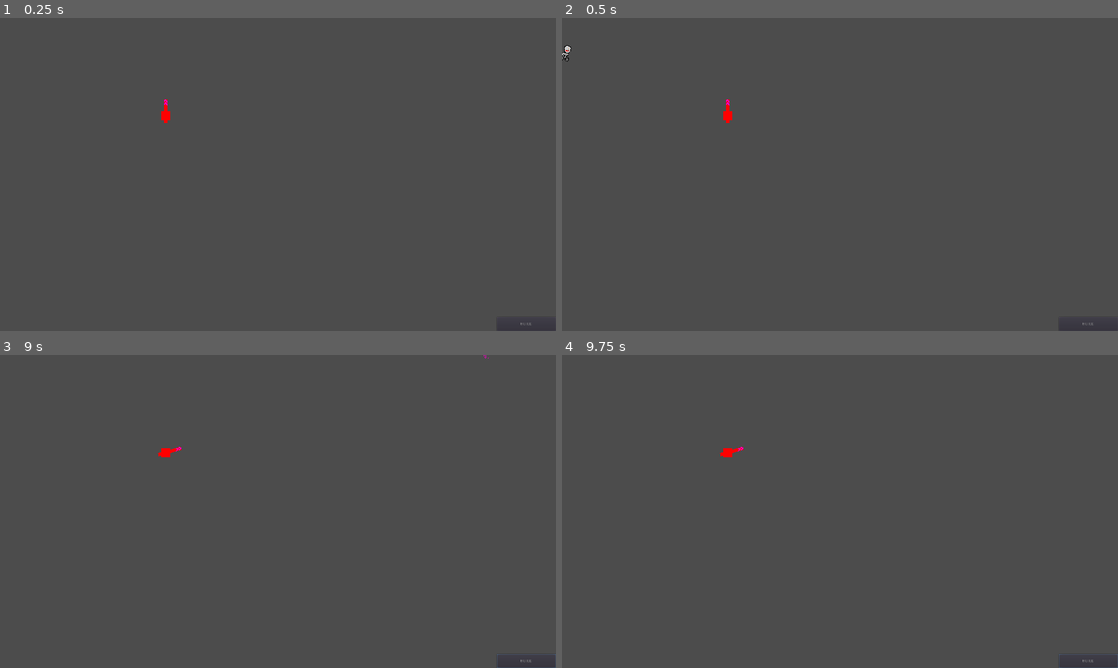
Above: before the commit, frames 1-4 (two rows, left to right).
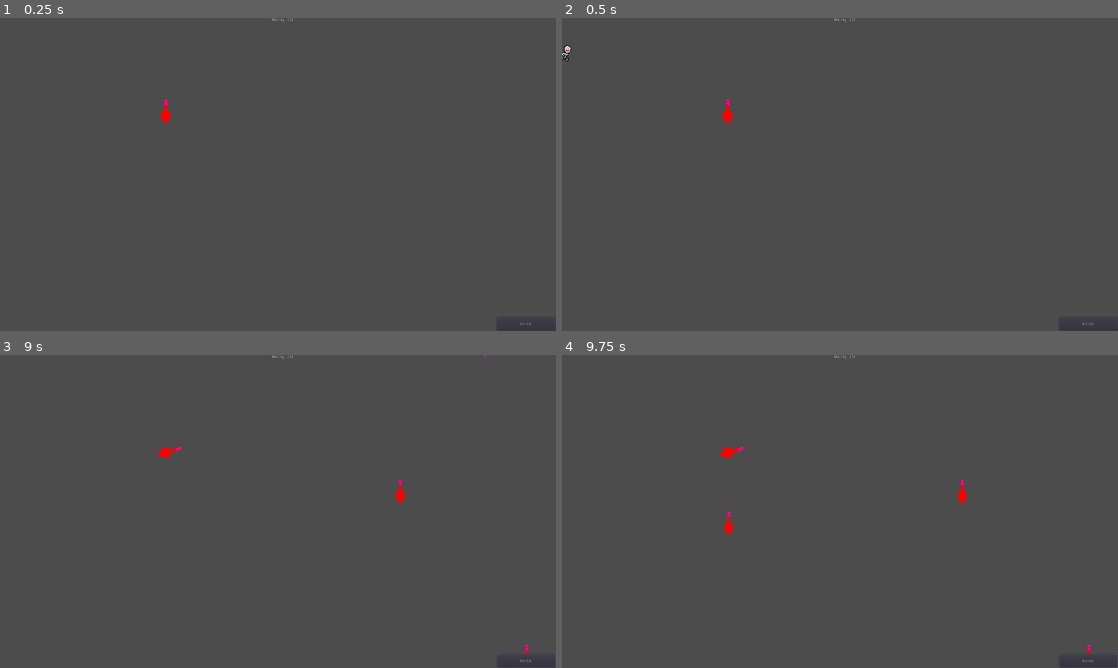
Above: after the commit, the same moments.

Repository: UnderVanCo-Op/Converyor-Defense
Game: Godot game, scene res://Levels/ATest/Test.tscn
Two runs of this game, one before a commit and one after it. Both use one fixed random seed, a clock stepped at 60 frames per second and the inputs below.
Inputs (mouse positions are in pixels of both pictures, inside the frame that each line leads up to):
- Up to frame 1 (0.25 s): no input
- Up to frame 2 (0.5 s): no input
- Up to frame 3 (9 s): click "BUILD" at 0.5 s; click "BUILD" at 1.25 s; click "BUILD" at 2 s; move the mouse to (400, 495) at 2.77 s; move the mouse to (166, 527) at 3.52 s; move the mouse to (333, 442) at 4.27 s; move the mouse to (250, 574) at 5.02 s; move the mouse to (444, 558) at 5.77 s; move the mouse to (111, 464) at 6.52 s; move the mouse to (305, 511) at 7.27 s; move the mouse to (194, 433) at 8.02 s; tap Enter at 8.75 s; move the mouse to (400, 495) at 8.77 s
- Up to frame 4 (9.75 s): tap Space at 9.5 s; move the mouse to (728, 527) at 9.52 s

The runs differ from the first frame. In frame 1, less than 0.1% of the frame differs, in the area x 49-53%, y 0-2%; in frame 2, less than 0.1%; in frame 3, less than 0.1%; in frame 4, 0.2%, in the area x 29-95%, y 0-96%.

Commit message:
Guns, game manager and GUI updates

Diff:
--- a/Game Files/GameManager.gd
+++ b/Game Files/GameManager.gd
@@ -2,12 +2,23 @@
 #This is GameManager.gd
 
 var cannon = preload("res://Objects/Cannons/Cannon.tscn")
+var building = false
+var instance
+var money = 250
 
 # Called when the node enters the scene tree for the first time.
 func _ready() -> void:
-	pass # Replace with function body.
+	$"../GUI".connect("press_build", self, "_press_build")	# 1 method
+	$"../GUI".call("updateMoney", money)	# 2 method
 
+func _press_build() -> void:
+	#print("WORKDE WDUD")
+	if (not building) and money >= 25:
+		instance = cannon.instance()
+		get_parent().add_child(instance)
+		instance.position = get_global_mouse_position()
 
-# Called every frame. 'delta' is the elapsed time since the previous frame.
-#func _process(delta: float) -> void:
-#	pass
+func tower_built() -> void:
+	building = false
+	money -= 25
+	$"../GUI".call("updateMoney", money)
--- a/Levels/ATest/Test.tscn
+++ b/Levels/ATest/Test.tscn
@@ -12,6 +12,8 @@
 
 [node name="Test" type="Node2D"]
 
+[node name="GameManager" parent="." instance=ExtResource( 4 )]
+
 [node name="Path2D" type="Path2D" parent="."]
 position = Vector2( 0, 37 )
 curve = SubResource( 1 )
@@ -24,5 +26,3 @@
 position = Vector2( 572, 337 )
 
 [node name="GUI" parent="." instance=ExtResource( 2 )]
-
-[node name="GameManager" parent="." instance=ExtResource( 4 )]
--- a/UI/GUI.gd
+++ b/UI/GUI.gd
@@ -1,9 +1,6 @@
 extends CanvasLayer
 
-
-# Declare member variables here. Examples:
-# var a: int = 2
-# var b: String = "text"
+signal press_build
 
 
 # Called when the node enters the scene tree for the first time.
@@ -11,10 +8,9 @@
 	pass # Replace with function body.
 
 
-# Called every frame. 'delta' is the elapsed time since the previous frame.
-#func _process(delta: float) -> void:
-#	pass
+func _on_Button_pressed() -> void:
+	emit_signal("press_build")
 
 
-func _on_Button_pressed() -> void:
-	pass # Replace with function body.
+func updateMoney(money) -> void:
+	$Label.text = "Money: " + str(money)
--- a/UI/GUI.tscn
+++ b/UI/GUI.tscn
@@ -14,4 +14,12 @@
 margin_top = -48.0
 text = "BUILD"
 
+[node name="Label" type="Label" parent="."]
+anchor_left = 0.5
+anchor_right = 0.5
+margin_left = -20.0
+margin_right = 20.0
+margin_bottom = 14.0
+text = "Money : "
+
 [connection signal="pressed" from="Button" to="." method="_on_Button_pressed"]
